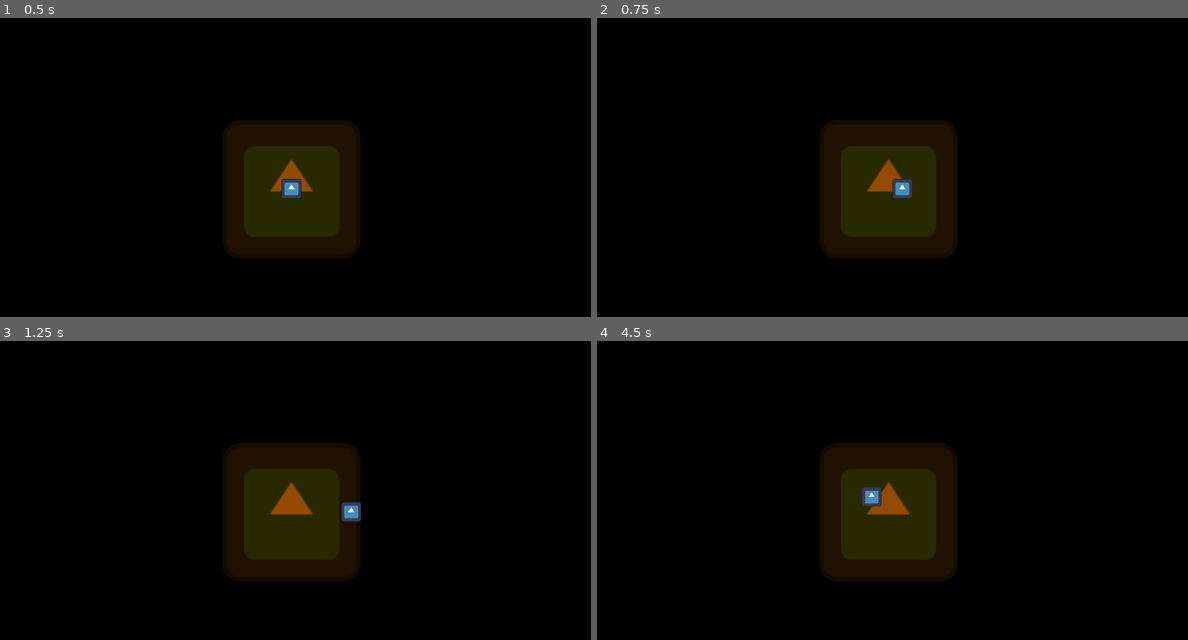
Above: before the commit, frames 1-4 (two rows, left to right).
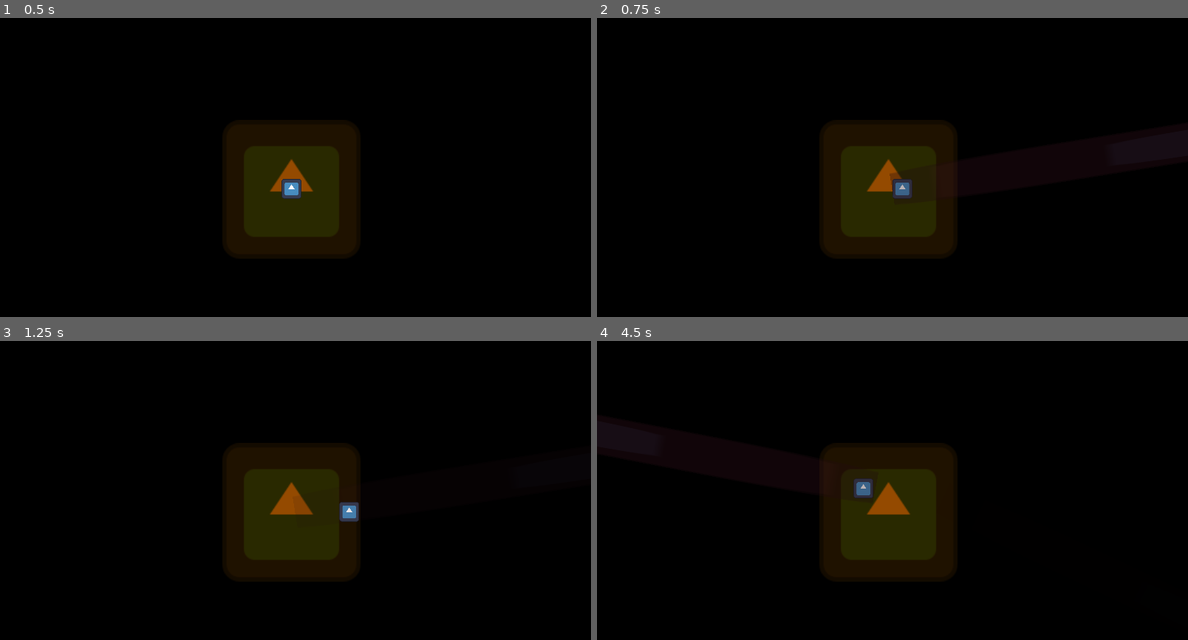
Above: after the commit, the same moments.

Repository: deppong/ludumdare54
Game: Godot game, scene res://objects/main.tscn
Two runs of this game, one before a commit and one after it. Both use one fixed random seed, a clock stepped at 60 frames per second and the inputs below. The engine's default icon, where the game draws it, is replaced by a stand-in: a white triangle on a blue panel in a dark square.
Inputs (mouse positions are in pixels of both pictures, inside the frame that each line leads up to):
- Up to frame 1 (0.5 s): no input
- Up to frame 2 (0.75 s): tap Enter at 0.5 s; move the mouse to (1022, 167) at 0.52 s; hold D (MoveRight) from 0.53 s (still down); click (1022, 167) at 0.6 s
- Up to frame 3 (1.25 s): keep holding D (MoveRight)
- Up to frame 4 (4.5 s): move the mouse to (774, 523) at 1.27 s; release D (MoveRight) at 1.28 s; hold S (MoveDown) 1.28-2.03 s; click (774, 523) at 1.35 s; move the mouse to (951, 433) at 2.02 s; hold D (MoveRight) 2.03-2.78 s; click (951, 433) at 2.1 s; tap Space at 2.75 s; move the mouse to (862, 574) at 2.77 s; hold W (MoveUp) 2.78-3.53 s; click (862, 574) at 2.85 s; move the mouse to (1069, 556) at 3.52 s; hold A (MoveLeft) from 3.53 s (still down); click (1069, 556) at 3.6 s; move the mouse to (715, 457) at 4.27 s; click (715, 457) at 4.35 s

Frame 1 is identical in both runs. In frame 2, 0.1% of the frame differs, in the area x 49-53%, y 51-60%; in frame 3, 0.1%; in frame 4, 0.4%, in the area x 43-49%, y 45-56%.

Commit message:
basic player beam

Diff:
--- a/objects/enemy.tscn
+++ b/objects/enemy.tscn
@@ -1,6 +1,6 @@
 [gd_scene load_steps=4 format=3 uid="uid://c76ljtfxo7xq2"]
 
-[ext_resource type="Script" path="res://objects/enemy.gd" id="1_n6urs"]
+[ext_resource type="Script" path="res://scripts/enemy.gd" id="1_n6urs"]
 [ext_resource type="Texture2D" uid="uid://cph1qfbbhpa78" path="res://art/icon.svg" id="2_3fmat"]
 
 [sub_resource type="CapsuleShape2D" id="CapsuleShape2D_iq1kk"]
--- a/objects/enemy_beam.tscn
+++ b/objects/enemy_beam.tscn
@@ -1,7 +1,7 @@
 [gd_scene load_steps=4 format=3 uid="uid://bxkkhf5uta8kp"]
 
 [ext_resource type="Texture2D" uid="uid://cph1qfbbhpa78" path="res://art/icon.svg" id="1_1xmhw"]
-[ext_resource type="Script" path="res://objects/enemy_beam.gd" id="1_us77q"]
+[ext_resource type="Script" path="res://scripts/enemy_beam.gd" id="1_us77q"]
 
 [sub_resource type="RectangleShape2D" id="RectangleShape2D_mu50t"]
 size = Vector2(329, 20)
--- a/objects/player.tscn
+++ b/objects/player.tscn
@@ -1,9 +1,10 @@
 [gd_scene load_steps=5 format=3 uid="uid://dogmmm25rvd6e"]
 
-[ext_resource type="Script" path="res://objects/PlayerScript.gd" id="1_2mwt2"]
+[ext_resource type="Script" path="res://scripts/PlayerScript.gd" id="1_1jluk"]
 [ext_resource type="Texture2D" uid="uid://cph1qfbbhpa78" path="res://art/icon.svg" id="1_gsp6n"]
 
 [sub_resource type="CircleShape2D" id="CircleShape2D_tsxkm"]
+radius = 64.0
 
 [sub_resource type="SpriteFrames" id="SpriteFrames_mist4"]
 animations = [{
@@ -19,7 +20,7 @@
 [node name="Player" type="CharacterBody2D"]
 collision_layer = 3
 motion_mode = 1
-script = ExtResource("1_2mwt2")
+script = ExtResource("1_1jluk")
 speed = 300.0
 accel = 0.2
 deccel = 0.1
--- /dev/null
+++ b/objects/player_beam.tscn
@@ -0,0 +1,156 @@
+[gd_scene load_steps=8 format=3 uid="uid://cbh6ufqjgk8e5"]
+
+[ext_resource type="Script" path="res://scripts/player_beam.gd" id="1_0k8rl"]
+[ext_resource type="Texture2D" uid="uid://cph1qfbbhpa78" path="res://art/icon.svg" id="1_bto6c"]
+
+[sub_resource type="RectangleShape2D" id="RectangleShape2D_2wk25"]
+size = Vector2(130, 127)
+
+[sub_resource type="SpriteFrames" id="SpriteFrames_erhro"]
+animations = [{
+"frames": [{
+"duration": 1.0,
+"texture": ExtResource("1_bto6c")
+}],
+"loop": true,
+"name": &"default",
+"speed": 5.0
+}]
+
+[sub_resource type="Animation" id="Animation_ghkfr"]
+resource_name = "player_beam_fadeOut"
+tracks/0/type = "bezier"
+tracks/0/imported = false
+tracks/0/enabled = true
+tracks/0/path = NodePath(".:modulate:r")
+tracks/0/interp = 1
+tracks/0/loop_wrap = true
+tracks/0/keys = {
+"handle_modes": PackedInt32Array(0, 0),
+"points": PackedFloat32Array(1, -0.25, 0, 0.25, 0, 1, -0.25, 0, 0.25, 0),
+"times": PackedFloat32Array(0, 1)
+}
+tracks/1/type = "bezier"
+tracks/1/imported = false
+tracks/1/enabled = true
+tracks/1/path = NodePath(".:modulate:g")
+tracks/1/interp = 1
+tracks/1/loop_wrap = true
+tracks/1/keys = {
+"handle_modes": PackedInt32Array(0, 0, 0),
+"points": PackedFloat32Array(1, -0.25, 0, 0.25, 0, 1, -0.25, 0, 0.25, 0, 1, -0.25, 0, 0.25, 0),
+"times": PackedFloat32Array(0, 1, 1.0001)
+}
+tracks/2/type = "bezier"
+tracks/2/imported = false
+tracks/2/enabled = true
+tracks/2/path = NodePath(".:modulate:b")
+tracks/2/interp = 1
+tracks/2/loop_wrap = true
+tracks/2/keys = {
+"handle_modes": PackedInt32Array(0, 0),
+"points": PackedFloat32Array(1, -0.25, 0, 0.25, 0, 1, -0.25, 0, 0.25, 0),
+"times": PackedFloat32Array(0, 1)
+}
+tracks/3/type = "bezier"
+tracks/3/imported = false
+tracks/3/enabled = true
+tracks/3/path = NodePath(".:modulate:a")
+tracks/3/interp = 1
+tracks/3/loop_wrap = true
+tracks/3/keys = {
+"handle_modes": PackedInt32Array(0, 0),
+"points": PackedFloat32Array(1, -0.25, 0, 0.25, 0, 0, -0.25, 0, 0.25, 0),
+"times": PackedFloat32Array(0, 1)
+}
+tracks/4/type = "method"
+tracks/4/imported = false
+tracks/4/enabled = true
+tracks/4/path = NodePath(".")
+tracks/4/interp = 1
+tracks/4/loop_wrap = true
+tracks/4/keys = {
+"times": PackedFloat32Array(1),
+"transitions": PackedFloat32Array(1),
+"values": [{
+"args": [],
+"method": &"queue_free"
+}]
+}
+
+[sub_resource type="Animation" id="Animation_px7sy"]
+length = 0.001
+tracks/0/type = "bezier"
+tracks/0/imported = false
+tracks/0/enabled = true
+tracks/0/path = NodePath(".:modulate:r")
+tracks/0/interp = 1
+tracks/0/loop_wrap = true
+tracks/0/keys = {
+"handle_modes": PackedInt32Array(0),
+"points": PackedFloat32Array(1, -0.25, 0, 0.25, 0),
+"times": PackedFloat32Array(0)
+}
+tracks/1/type = "bezier"
+tracks/1/imported = false
+tracks/1/enabled = true
+tracks/1/path = NodePath(".:modulate:g")
+tracks/1/interp = 1
+tracks/1/loop_wrap = true
+tracks/1/keys = {
+"handle_modes": PackedInt32Array(0),
+"points": PackedFloat32Array(1, -0.25, 0, 0.25, 0),
+"times": PackedFloat32Array(0)
+}
+tracks/2/type = "bezier"
+tracks/2/imported = false
+tracks/2/enabled = true
+tracks/2/path = NodePath(".:modulate:b")
+tracks/2/interp = 1
+tracks/2/loop_wrap = true
+tracks/2/keys = {
+"handle_modes": PackedInt32Array(0),
+"points": PackedFloat32Array(1, -0.25, 0, 0.25, 0),
+"times": PackedFloat32Array(0)
+}
+tracks/3/type = "bezier"
+tracks/3/imported = false
+tracks/3/enabled = true
+tracks/3/path = NodePath(".:modulate:a")
+tracks/3/interp = 1
+tracks/3/loop_wrap = true
+tracks/3/keys = {
+"handle_modes": PackedInt32Array(0),
+"points": PackedFloat32Array(1, -0.25, 0, 0.25, 0),
+"times": PackedFloat32Array(0)
+}
+
+[sub_resource type="AnimationLibrary" id="AnimationLibrary_63hkf"]
+_data = {
+"RESET": SubResource("Animation_px7sy"),
+"player_beam_fadeOut": SubResource("Animation_ghkfr")
+}
+
+[node name="PlayerBeam" type="Node2D"]
+scale = Vector2(35.8, 1)
+script = ExtResource("1_0k8rl")
+
+[node name="Area2D" type="Area2D" parent="."]
+collision_layer = 0
+collision_mask = 4
+
+[node name="CollisionShape2D" type="CollisionShape2D" parent="Area2D"]
+position = Vector2(64.9998, -0.500005)
+scale = Vector2(1, 1)
+shape = SubResource("RectangleShape2D_2wk25")
+
+[node name="AnimatedSprite2D" type="AnimatedSprite2D" parent="Area2D"]
+modulate = Color(1, 0.290196, 0.34902, 0.337255)
+sprite_frames = SubResource("SpriteFrames_erhro")
+offset = Vector2(64.0196, 2)
+
+[node name="AnimationPlayer" type="AnimationPlayer" parent="Area2D"]
+root_node = NodePath("../..")
+libraries = {
+"": SubResource("AnimationLibrary_63hkf")
+}
--- a/project.godot
+++ b/project.godot
@@ -52,11 +52,17 @@
 , Object(InputEventKey,"resource_local_to_scene":false,"resource_name":"","device":-1,"window_id":0,"alt_pressed":false,"shift_pressed":false,"ctrl_pressed":false,"meta_pressed":false,"pressed":false,"keycode":0,"physical_keycode":4194322,"key_label":0,"unicode":0,"echo":false,"script":null)
 ]
 }
+Fire={
+"deadzone": 0.5,
+"events": [Object(InputEventMouseButton,"resource_local_to_scene":false,"resource_name":"","device":-1,"window_id":0,"alt_pressed":false,"shift_pressed":false,"ctrl_pressed":false,"meta_pressed":false,"button_mask":0,"position":Vector2(0, 0),"global_position":Vector2(0, 0),"factor":1.0,"button_index":1,"canceled":false,"pressed":false,"double_click":false,"script":null)
+]
+}
 
 [layer_names]
 
 2d_physics/layer_1="Collision"
 2d_physics/layer_2="Player"
+2d_physics/layer_3="Enemy"
 
 [rendering]
 
--- a/objects/PlayerScript.gd
+++ b/scripts/PlayerScript.gd
@@ -5,10 +5,12 @@
 @export var deccel: float = .2
 @export var initalSpd: float = .2
 
+var beam = preload("res://objects/player_beam.tscn")
+
 var vel: Vector2
 # Called when the node enters the scene tree for the first time.
 func _ready():
-	pass # Replace with function body.
+	pass
 
 
 # Called every frame. 'delta' is the elapsed time since the previous frame.
@@ -16,8 +18,7 @@
 	pass
 
 
-
-func _physics_process(delta):
+func movement():
 	var dir = Input.get_vector("MoveLeft","MoveRight","MoveUp","MoveDown")
 	dir = dir.normalized()
 	if(dir.x != 0):
@@ -35,3 +36,15 @@
 		vel.y = lerp(vel.y,0.0,deccel )
 	velocity = vel * speed
 	move_and_slide()
+
+func actions():
+	if(Input.is_action_just_pressed("Fire")):
+		var beamInst:Node2D = beam.instantiate()
+		get_parent().add_child(beamInst)
+		beamInst.position = position
+		beamInst.rotation = get_angle_to(get_global_mouse_position())
+	pass
+
+func _physics_process(delta):
+	actions()
+	movement()
--- /dev/null
+++ b/scripts/player_beam.gd
@@ -0,0 +1,16 @@
+extends Node2D
+
+# Called when the node enters the scene tree for the first time.
+func _ready():
+	var anim: AnimationPlayer = $Area2D/AnimationPlayer
+	anim.play("player_beam_fadeOut")
+
+
+# Called every frame. 'delta' is the elapsed time since the previous frame.
+func _process(delta):
+	if($Area2D.has_overlapping_bodies()):
+		var overlap = $Area2D.get_overlapping_bodies() #node2d array
+		for item in overlap:
+			if(item.has_method("enemy_take_damage")):
+				item.enemy_take_damage()
+	pass
Not shown: 1 places in objects/main.tscn that only renumber resources
Renamed: objects/enemy.gd -> scripts/enemy.gd
Renamed: objects/enemy_beam.gd -> scripts/enemy_beam.gd
